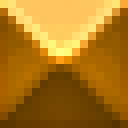
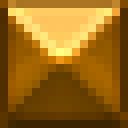
Comparing the layer stacks of the two 128px x 128px images. Changes:
painted on "Group 1" over [0, 0, 128, 128]
